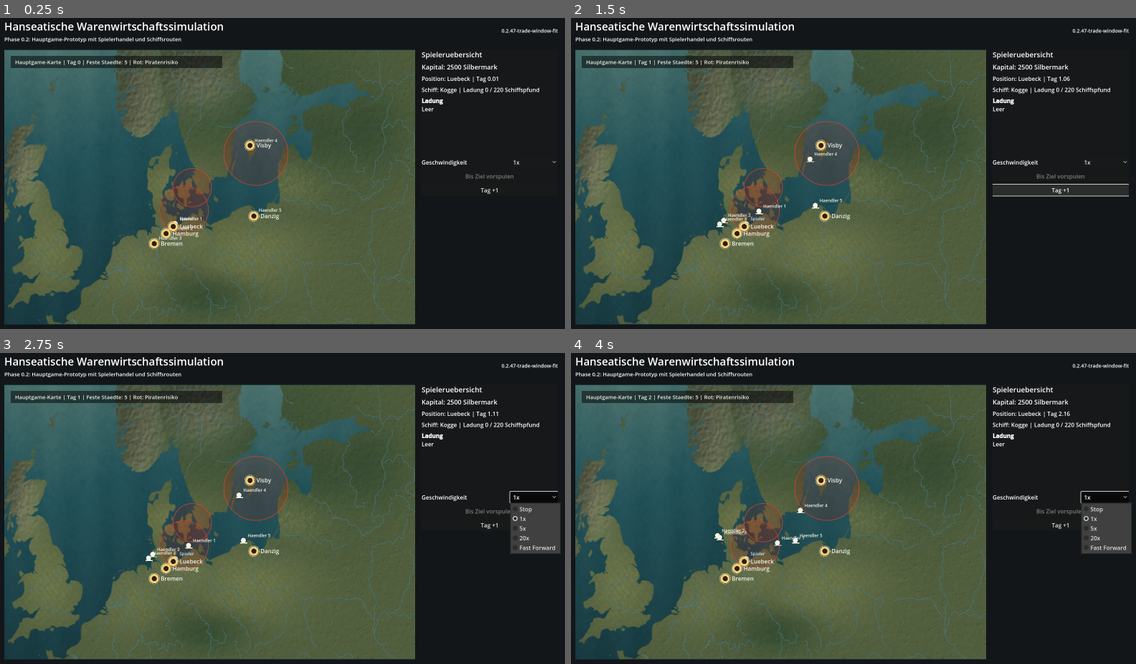
Above: before the commit, frames 1-4 (two rows, left to right).
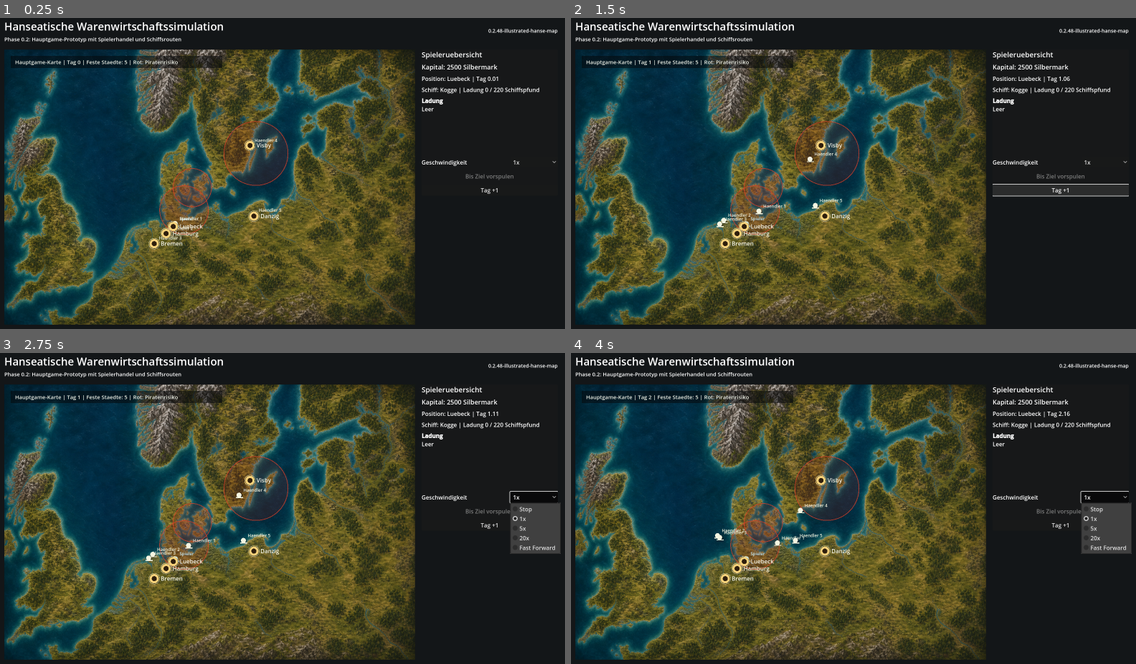
Above: after the commit, the same moments.

Repository: Lurchi-it-is/Patrizier_Remake
Game: Godot game, scene res://scenes/launcher.tscn
The game is run twice, just before and just after one commit, with the same random seed, the same clock (stepped at 60 frames per second) and the same inputs.
Inputs:
- Up to frame 1 (0.25 s): no input
- Up to frame 2 (1.5 s): click "1x" at 0.5 s; click "Tag +1" at 1.25 s
- Up to frame 3 (2.75 s): click "1x" at 2 s
- Up to frame 4 (4 s): click "Tag +1" at 2.75 s; click "1x" at 3.5 s

The runs differ from the first frame. In frame 1, 57% of the frame differs, in the area x 0-99%, y 3-99%; in frame 2, 56%; in frame 3, 56%; in frame 4, 56%.

Commit message:
Add illustrated Hanse map

Diff:
--- a/assets/maps/hanse_region_1600x900.json
+++ b/assets/maps/hanse_region_1600x900.json
@@ -17,8 +17,8 @@
     "Researched historical waterway references for selected Hanse cities"
   ],
   "visual_style": {
-    "name": "detailed_historical_landcover_view",
-    "basis": "Top-down Hanse-era world view with satellite-inspired regional terrain: cultivated lowlands, denser northern/eastern forests, wetlands and rough highlands, without modern roads or cities."
+    "name": "illustrated_hanse_strategy_map",
+    "basis": "Hand-painted Hanse-era strategy map background with accurate coastline-first composition, restrained historical waterway visibility, readable forests, wetlands, coastal lowlands and plausible highland regions. North German Plain, Denmark and the southern Baltic coast remain flat; larger mountains are limited to Norway, Scotland and the southern map edge."
   },
   "historical_waterways": [
     {
--- a/project.godot
+++ b/project.godot
@@ -7,7 +7,7 @@
 
 config/name="Hanseatische Warenwirtschaftssimulation"
 config/description="Datengetriebene Hanse-Handels- und Seeschlacht-Simulation."
-config/version="0.2.47-trade-window-fit"
+config/version="0.2.48-illustrated-hanse-map"
 run/main_scene="res://scenes/launcher.tscn"
 config/features=PackedStringArray("4.3")
 
--- a/scripts/map_editor.gd
+++ b/scripts/map_editor.gd
@@ -3,7 +3,7 @@
 const CatalogLoader = preload("res://scripts/data/catalog_loader.gd")
 const MapView = preload("res://scripts/ui/map_view.gd")
 const CITY_VALUES_EXPORT_PATH := "user://custom_map_city_values.json"
-const EDITOR_VERSION := "0.2.47-trade-window-fit"
+const EDITOR_VERSION := "0.2.48-illustrated-hanse-map"
 const POPULATION_GROUP_DISTRIBUTION_BY_KIND := {
 	"core": {"poor": 0.40, "craftsmen": 0.35, "burghers": 0.20, "patricians": 0.05},
 	"kontor": {"poor": 0.35, "craftsmen": 0.25, "burghers": 0.30, "patricians": 0.10},
Binary file changed: assets/maps/hanse_region_1600x900.png
Not shown, changed: CHANGELOG.md
Not shown, changed: README.md
Not shown, changed: VERSION
Not shown, changed: docs/AI_TRADER_DESIGN.md
Not shown, changed: docs/ARCHITECTURE.md
Not shown, changed: docs/DEVELOPMENT.md
Not shown, changed: docs/HANSE_ECONOMY_BALANCING.md
Not shown, changed: docs/PROJECT_PLAN.md
